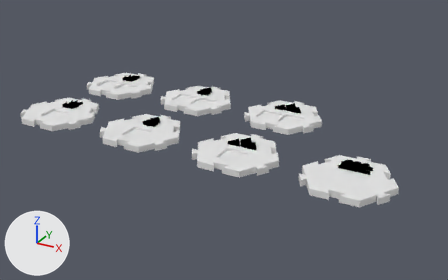
An edit to the Blender file 3d/terrain/hex.blend, drawn before and after from the same camera.
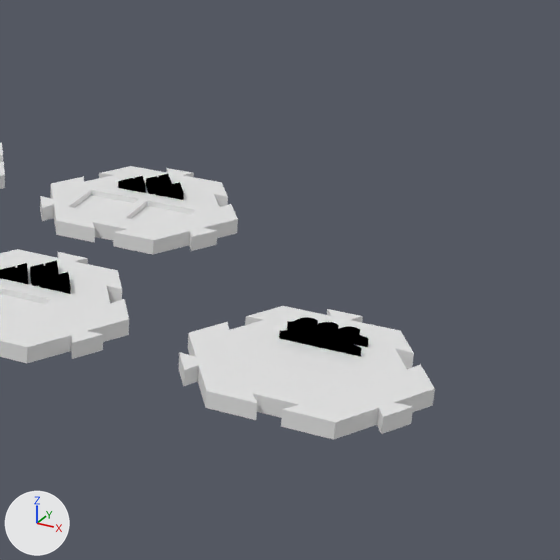
Old and new are each drawn whole from a camera (50 mm lens) standing at (367.7, -303.5, 158.9) and looking at (181.7, 34.8, -10.2) and again close up on the part from 51% to 100% of the width and 13% to 91% of the height. Arrows for +X, +Y and +Z are at lower left; the lights stay in place.

The first close-up shows 'Mountain hex double building slot', 'Mountain hex single building slot', 'Mountain hex single building slot.001', 'Mountain icon.001', 'Mountain icon.002', 'Sea icon'.
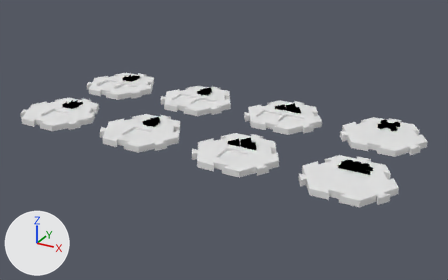
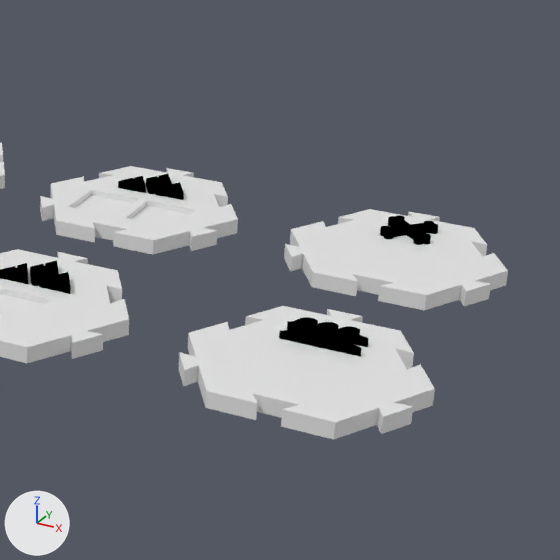
Commit message: Added the wasteland terrain type

Where the change shows, as pixel boxes [x1, y1, x2, y2] in the close-ups (560 x 560 px):
'Wasteland hex', added
    after: [284, 209, 508, 310]
'Wasteland icon', added (black)
    after: [380, 215, 438, 245]

What the commit changed:
Material 'SVGMat.006' (mat_svgmat_006) is new.
Its base color is (0.0, 0.0, 0.0) (black #000000).
Mesh me_curve_002 is new.
It has 216 vertices, 318 faces and spans x -0.0637..0.0644, y -0.064..0.0641, z -0.0465..0.0465.
It uses material mat_svgmat_006 (black #000000).
Object 'Wasteland icon' (ob_wasteland_icon) is new; it shows me_curve_002.
Its location is (279.9, 81.9, 2.2).
Its scale is (102.0, 102.0, 38.7).
Object 'Wasteland hex' (ob_wasteland_hex) is new; it shows a copy of the mesh of ob_mountain_hex_single_building_slot_001.
Its location is (280.0, 70.0, 0.0).
Its rotation in degrees is (0, 0, -180).
Its scale is (1.2, 1.2, 1.0).
